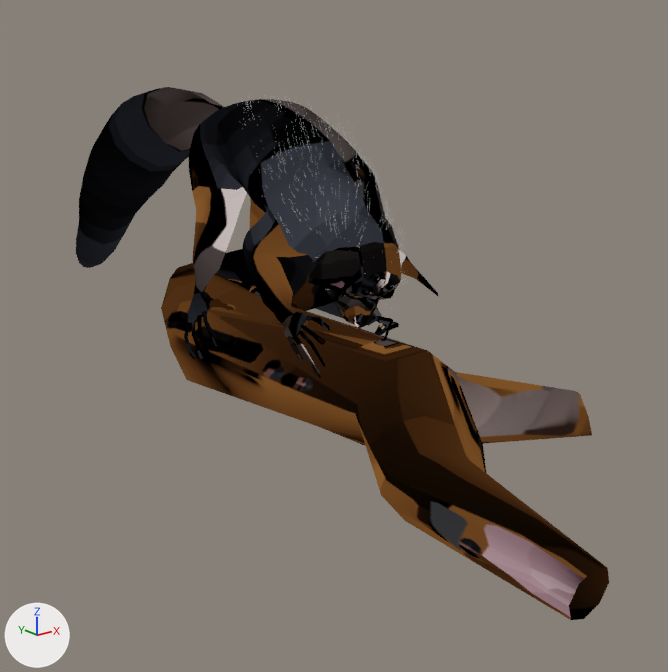
One commit to the glTF model models/aye-aye.glb: the scene before it, then after it.
Camera for both pictures: a 50 mm lens placed at (-0.616, -0.673, -0.945), pointed at (0.052, 0.161, -1.279). Every picture has the same lights, and +X, +Y and +Z are marked at lower left. Where no turn or scale is listed for an object, it has been applied to the vertices. Vertices at the same position are counted once.
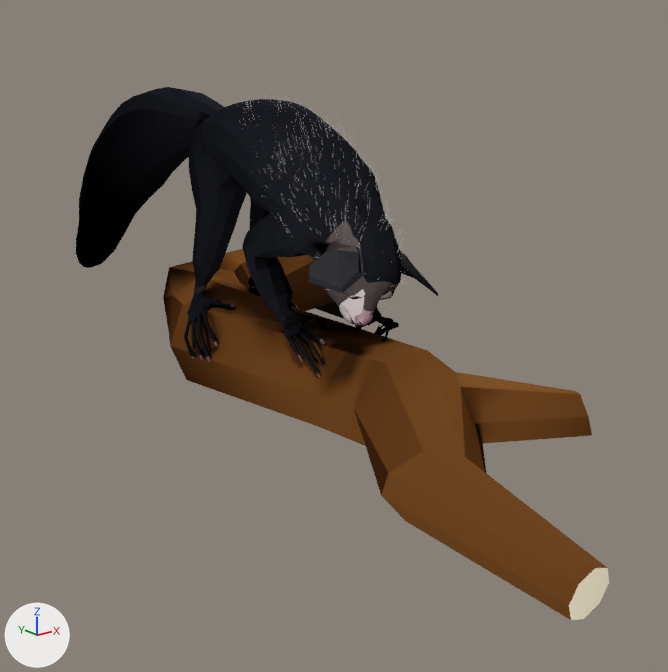
The newer file is also turned or shifted as a whole; pictures and numbers use the older file's frame.

Location of each change, (x1, y1, x2, y2) in pixels of the pictures (668 x 672 px; the box of a moved part takes in the faces that stretch with it):
'Mesh_0', surface changed, reshaped: (76, 87, 609, 620) in both
part 1 of me_mesh_0, moved or reshaped: before (161, 263, 397, 378); after (163, 261, 397, 378)
part 2 of me_mesh_0, surface changed: (76, 87, 609, 620) in both

Edits to the bpy script that builds the scene:
```text
Change mat_texture_baked:
    where n6 = _N.new('ShaderNodeMapping'); n6.name = 'Mapping'
    n6.inputs[1].default_value: (0.00796, 0.991, 0.0) -> (0.00391, 0.994, 0.0)  # 'Location'
    n6.inputs[3].default_value: (0.00024, 0.00024, 1.0) -> (0.000242, 0.000242, 1.0)  # 'Scale'
Change me_mesh_0:
    used by ob_mesh_0; location = (-0.174, 0.746, -1.364)
    remove me_mesh_0.from_pydata(...)  # 5797 vertices, 7753 faces; spans x 0.0..0.474, y -1.106..0.0, z 0.0..0.37
    add me_mesh_0.from_pydata(...)  # 5805 vertices, 7769 faces; spans x 0.0..0.474, y -1.106..0.0, z 0.0..0.37
    me_mesh_0 part 1
    3 vertices are removed from x 0.141..0.176, y -0.458..-0.258, z 0.058..0.14
    195 faces are deleted
    19 vertices move within x 0.065..0.197, y -0.752..-0.458, z 0.079..0.146
    11 vertices are added at x 0.123..0.24, y -0.458..-0.262, z 0.004..0.139
    211 new faces join them
    me_mesh_0 part 2: 7589 kept faces spanning x 0.0..0.474, y -1.106..0.0, z 0.0..0.37 get new texture (UV) coordinates
```
